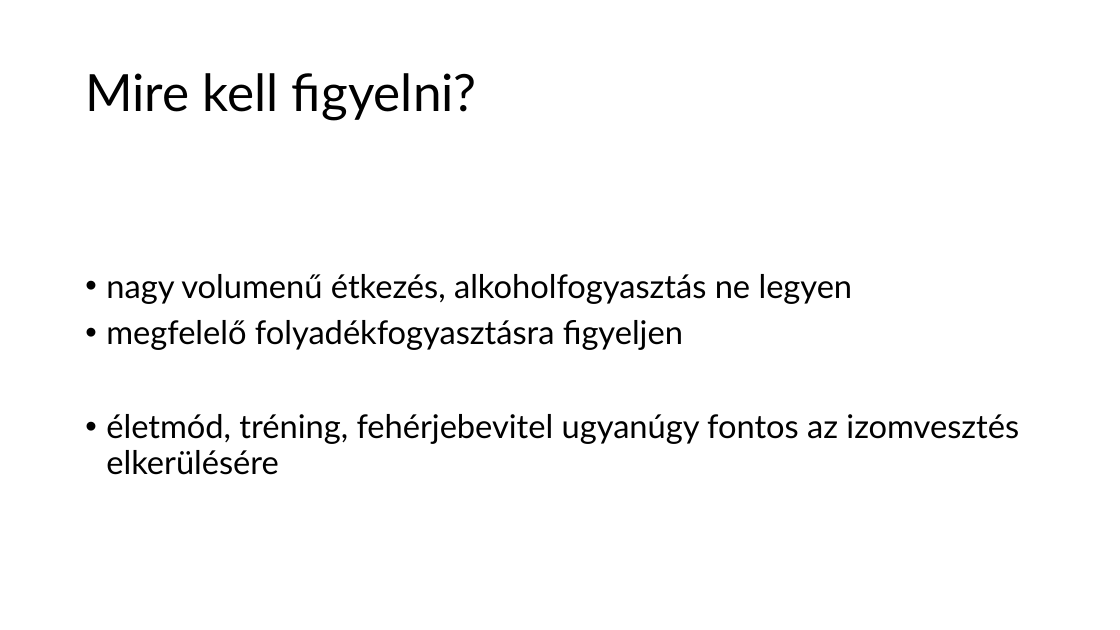
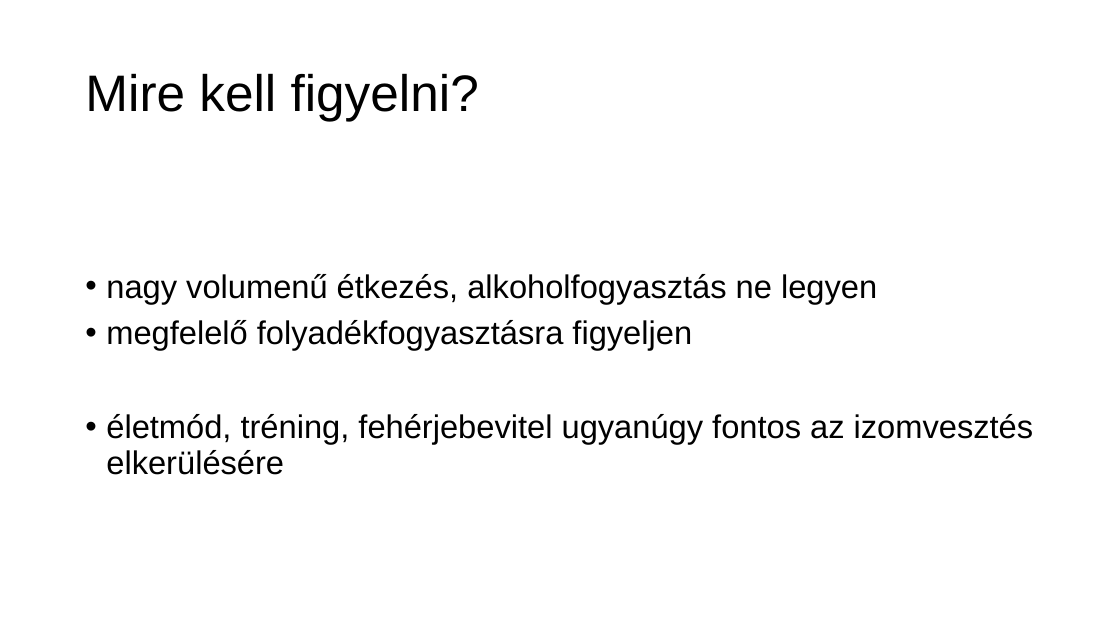
Before and after one commit to sasaleese/common, a slide deck: slide 7 of Testsúlycsökkentő gyógyszeres terápiák.pptx. Drawn at 1120x630 pixels with LibreOffice and Linux fonts; fonts in the diff are those of the drawing. Boxes give left, top, right and bottom in pixels: in the first picture for what was removed or moved away, otherwise in the second. Text is boxed around its words. In the diff, an @@ line names an element or a change of style, - is before the commit and + after.

```diff
--- a/Testsúlycsökkentő gyógyszeres terápiák.pptx
+++ b/Testsúlycsökkentő gyógyszeres terápiák.pptx
@@ title "Mire kell figyelni?" at [85,73,479,121]: font Lato to Arial @@
@@ text "nagy volumenű étkezés, alkoholfogyasztás ne ..." at [106,274,1034,475]: font Lato to Arial @@
```
Also in this commit, not shown: 8 other slides changed, 2 other files.
